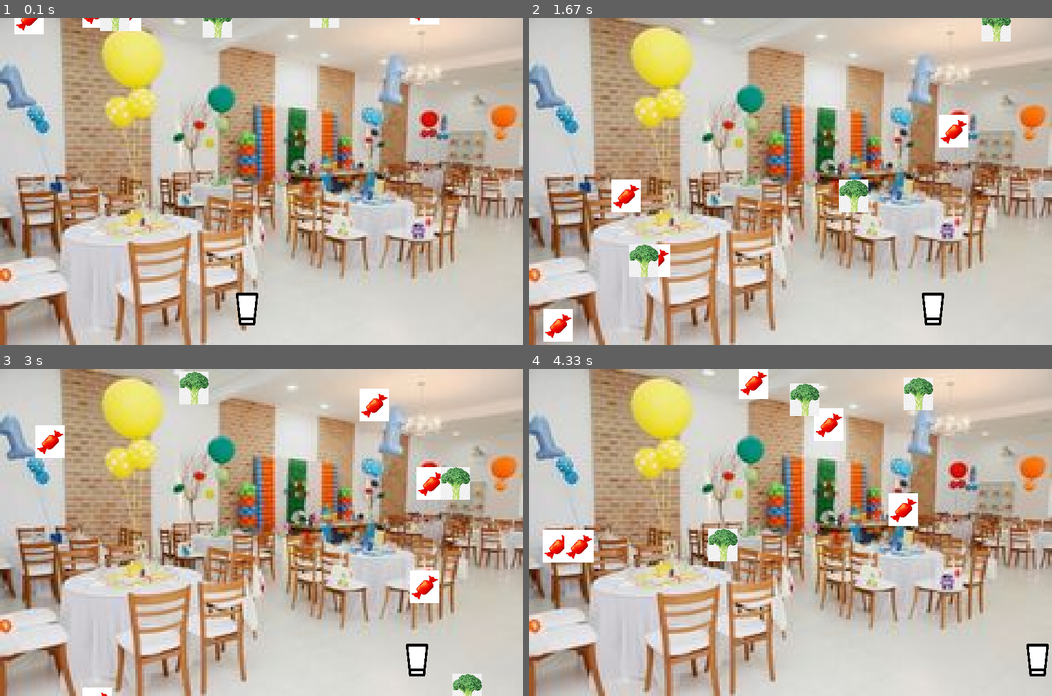
Above: before the commit, frames 1-4 (two rows, left to right).
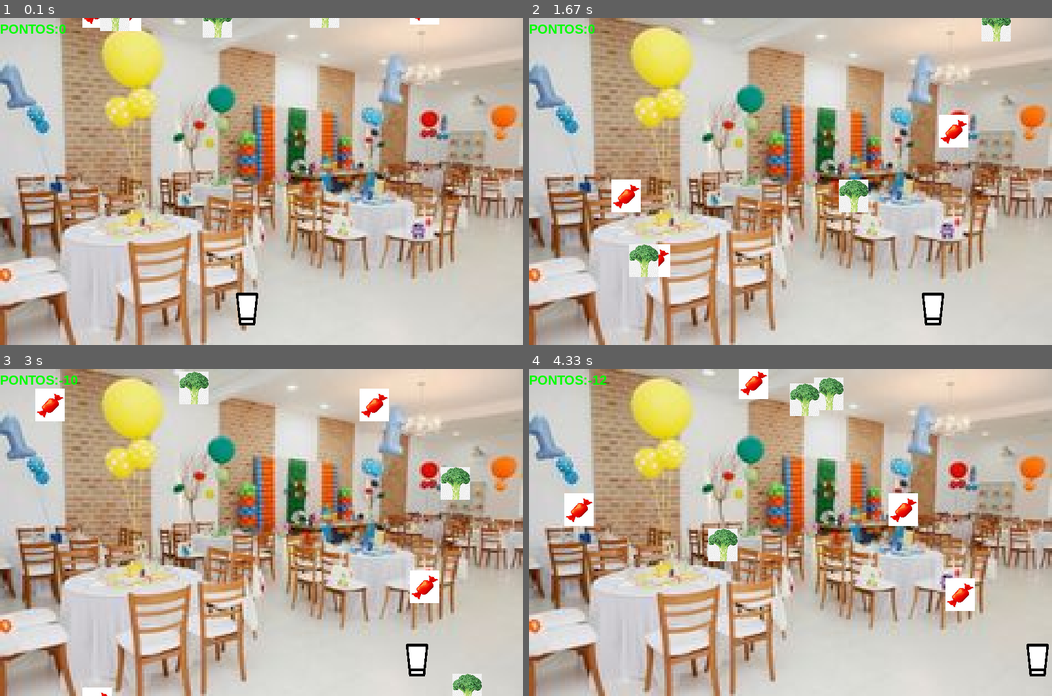
Above: after the commit, the same moments.

Repository: LuisBessa01/jogo
Game: pygame game, started from main.py
Two runs of this game, one before a commit and one after it. Both use one fixed random seed, a clock stepped at 60 frames per second and the inputs below.
Inputs:
- Up to frame 1 (0.1 s): no input
- Up to frame 2 (1.67 s): hold Right 0.33-0.8 s; hold Right 0.83-1.3 s; hold Left from 1.33 s (still down)
- Up to frame 3 (3 s): release Left at 1.87 s; hold Left 1.9-2.3 s; hold Right 2.33-2.97 s
- Up to frame 4 (4.33 s): hold Left 3-3.47 s; hold Right 3.5-3.97 s; hold Right from 4 s (still down)

The runs differ from the first frame. In frame 1, 0.4% of the frame differs, in the area x 0-13%, y 0-5%; in frame 2, 0.8%; in frame 3, 1.8%; in frame 4, 3.8%, in the area x 0-86%, y 2-74%.

Commit message:
Add: pontos aparecem na tela

Diff:
--- a/jogadorbla.py
+++ b/jogadorbla.py
@@ -20,7 +20,8 @@
 
         #MASCARA
         self.mascara = pygame.mask.from_surface(self.imagem)
-
+        #PODER!!!
+        self.limite = 0
 
 
     def apareça (self, tela):
--- a/main.py
+++ b/main.py
@@ -5,6 +5,9 @@
 from jogadorbla import *
 from objetos import *
 import random
+
+pygame.init()
+
 #CRIANDO A TELA
 tela = pygame.display.set_mode((800, 500))
 pygame.display.set_caption("Pega Doces")
@@ -13,21 +16,23 @@
 fundo = pygame.transform.scale(fundo,(800,500))
 pontos = 0
 
+fonte = pygame.font.SysFont("Arial", 20, True)
+
 #JOGADOR ATRIBUTOS E TAL
 jogador = Jogadorjogo("zimagens/copo.png", 45, 50, 355, 420)
 
 #LISTA DOS OBJETOS JOGADOS
 
-bala1 = Doce("zimagens/doce1.png", 45, 50)
-bala2 = Doce("zimagens/doce1.png", 45, 50)
-bala3 = Doce("zimagens/doce1.png", 45, 50)
-bala4 = Doce("zimagens/doce1.png", 45, 50)
-bala5 = Doce("zimagens/doce1.png", 45, 50)
-vegetal1 = Vegetais("zimagens/brocolis.png", 45, 50)
-vegetal2 = Vegetais("zimagens/brocolis.png", 45, 50)
-vegetal3 = Vegetais("zimagens/brocolis.png", 45, 50)
 
-lista_objetos = [bala1,bala2,bala3,bala4,bala5,vegetal1,vegetal2,vegetal3]
+
+lista_objetos = [Doce("zimagens/doce1.png", 45, 50),
+                 Doce("zimagens/doce1.png", 45, 50),
+                 Doce("zimagens/doce1.png", 45, 50),
+                 Doce("zimagens/doce1.png", 45, 50),
+                 Vegetais("zimagens/brocolis.png", 45, 50),
+                 Vegetais("zimagens/brocolis.png", 45, 50),
+                 Vegetais("zimagens/brocolis.png", 45, 50),
+]
 
 #CONFIGURAÇÃO PARA RODAR
 clock = pygame.time.Clock()
@@ -54,12 +59,13 @@
 
         if jogador.mascara.overlap(objeto.mascara, (objeto.posição_x - jogador.posição_x , objeto.posição_y - jogador.posição_y)):
             if objeto.gostoso == True:
-                pontos += 10
+                pontos += random.randint(5,15)
             else:
                 pontos -= 10
             objeto.posição_y = 0-objeto.altura
             objeto.posição_x = random.randint(0,800-objeto.largura)
-
+    texto_ponto = fonte.render(f"PONTOS:{pontos}", True, (0,255,0))
+    tela.blit(texto_ponto, (0,5))
 
     #TELA ATUALIZANDO
     pygame.display.update()
